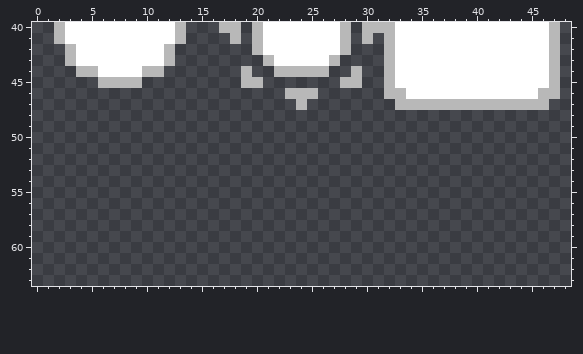
Pixel-art file: Assets/_Project/Art/Aseprite/Design/ASE UI.aseprite. The picture above is the old version.
64x64 pixels, 1 frame. Colours within 5 levels of each other are drawn and written as one. Shown: x 0..48, y 40..63.
New version:
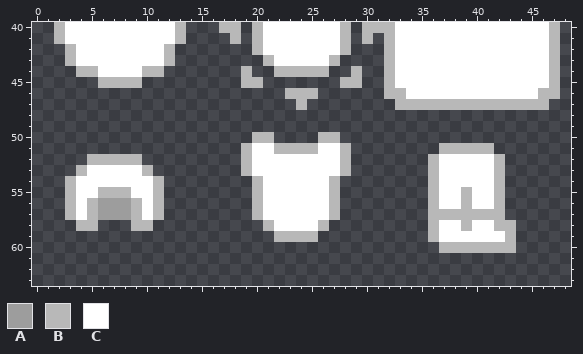
Palette (. is transparent): A #9d9d9d  B #b8b8b8  C #ffffff
Difference:
y 50: x 20..21 .. -> BB; x 26..27 .. -> BB
y 51: x 19..28 .......... -> BCCBBBBCCB; x 37..41 ..... -> BBBBB
y 52: x 5..9 ..... -> BBBBB; x 19..28 .......... -> BCCCCCCCCB; x 36..42 ....... -> BCCCCCB
y 53: x 4..10 ....... -> BCCCCCB; x 19..28 .......... -> BCCCCCCCCB; x 36..42 ....... -> BCCCCCB
y 54: x 3..11 ......... -> BCCCCCCCB; x 20..27 ........ -> BCCCCCCB; x 36..42 ....... -> BCCCCCB
y 55: x 3..11 ......... -> BCCBBBCCB; x 20..27 ........ -> BCCCCCCB; x 36..42 ....... -> BCCBCCB
y 56: x 3..11 ......... -> BCBAAABCB; x 20..27 ........ -> BCCCCCCB; x 36..42 ....... -> BCCBCCB
y 57: x 3..11 ......... -> BCBAAABCB; x 20..27 ........ -> BCCCCCCB; x 36..42 ....... -> BBBBBBB
y 58: x 4..5 .. -> BB; x 9..10 .. -> BB; x 21..26 ...... -> BCCCCB; x 36..43 ........ -> BCCBCCBB
y 59: x 22..25 .... -> BBBB; x 36..43 ........ -> BCCCCCCB
y 60: x 37..43 ....... -> BBBBBBB
Where, in picture pixels (left, top, right, bottom), the same in both pictures:
added: (241, 132, 351, 242)
added: (428, 143, 516, 253)
added: (65, 154, 164, 231)
